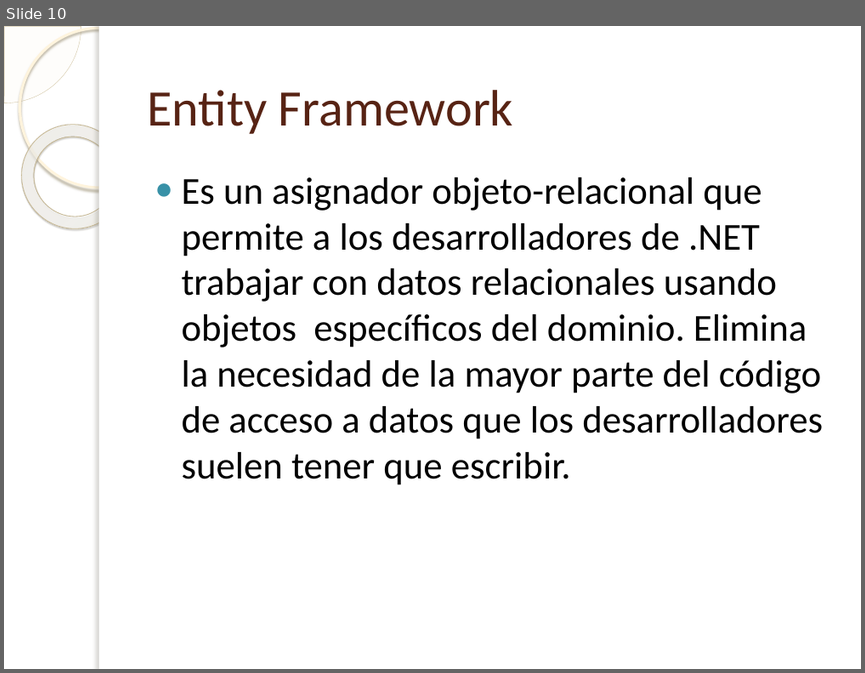
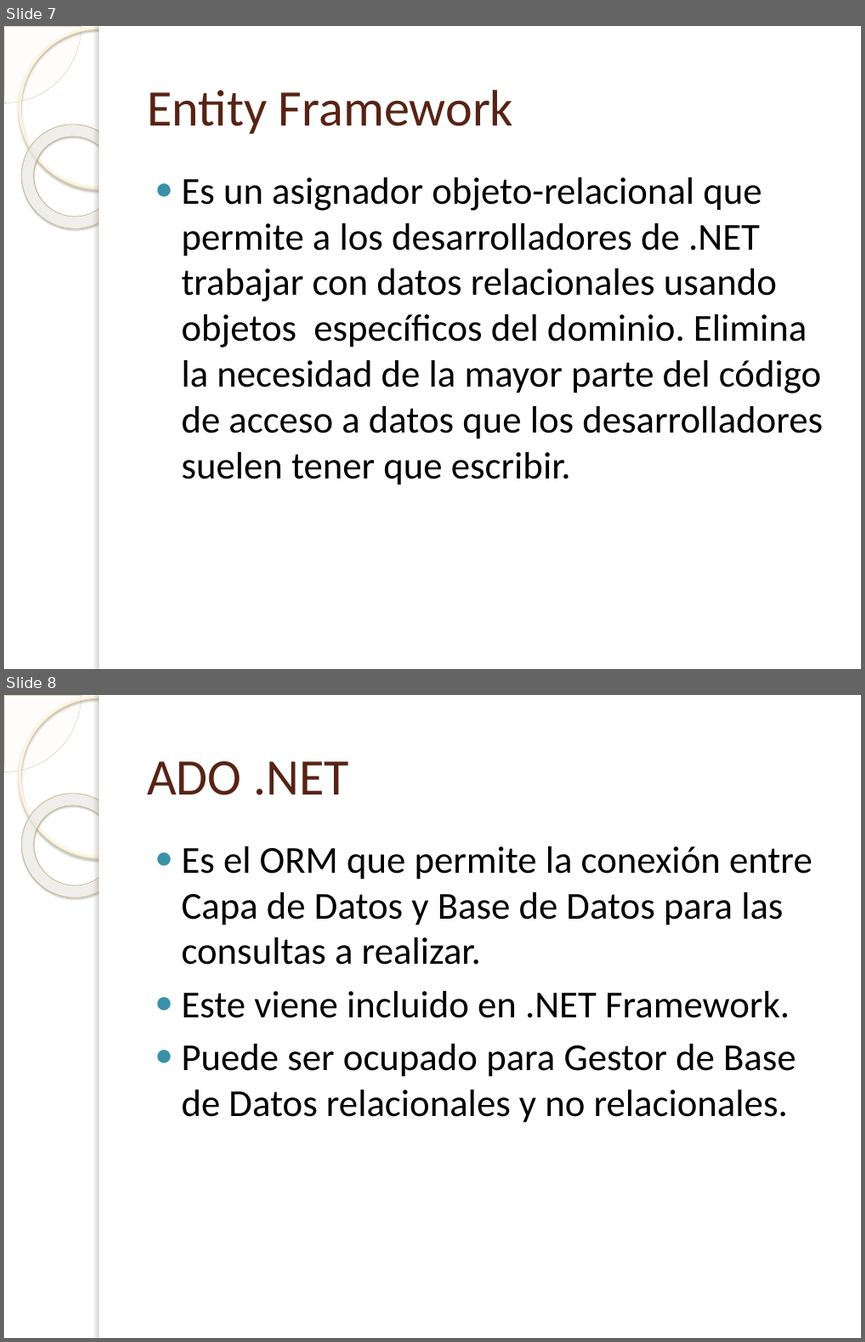
Before and after one commit to tonporaqui/DocProyecto, a slide deck: Proyecto SIAF.pptx. Shown one above the other, each under a label of ours: slide 10 before the commit, slides 7 and 8 after it. The pictures are 865x673 and 865x1342 pixels, drawn with LibreOffice and Linux fonts; fonts in the diff are those of the drawing; background and template pictures are left out. Boxes give left, top, right and bottom in pixels: in the first picture for what was removed or moved away, otherwise in the second. Text is boxed around its words. In the diff, an @@ line names an element or a change of style, - is before the commit and + after.

```diff
--- a/Proyecto SIAF.pptx
+++ b/Proyecto SIAF.pptx
@@ slide 8 added at box(4, 695, 861, 1338), background picture (left out); not listed: 5 template elements that a slide beside it also shows @@
@@ title added at box(147, 761, 349, 795), 43 pt, text #572314 @@
+ADO .NET
@@ text added at box(182, 846, 812, 1123), 32 pt, text #000000 @@
+● Es el ORM que permite la conexión entre Capa de Datos y Base de Datos para las consultas a realizar.
+● Este viene incluido en .NET Framework.
+● Puede ser ocupado para Gestor de Base de Datos relacionales y no relacionales.
@@ what was slide 10 is now slide 7 @@
```
Also in this commit, not shown: 3 slides changed, 2 other slides added, 6 slides removed.
